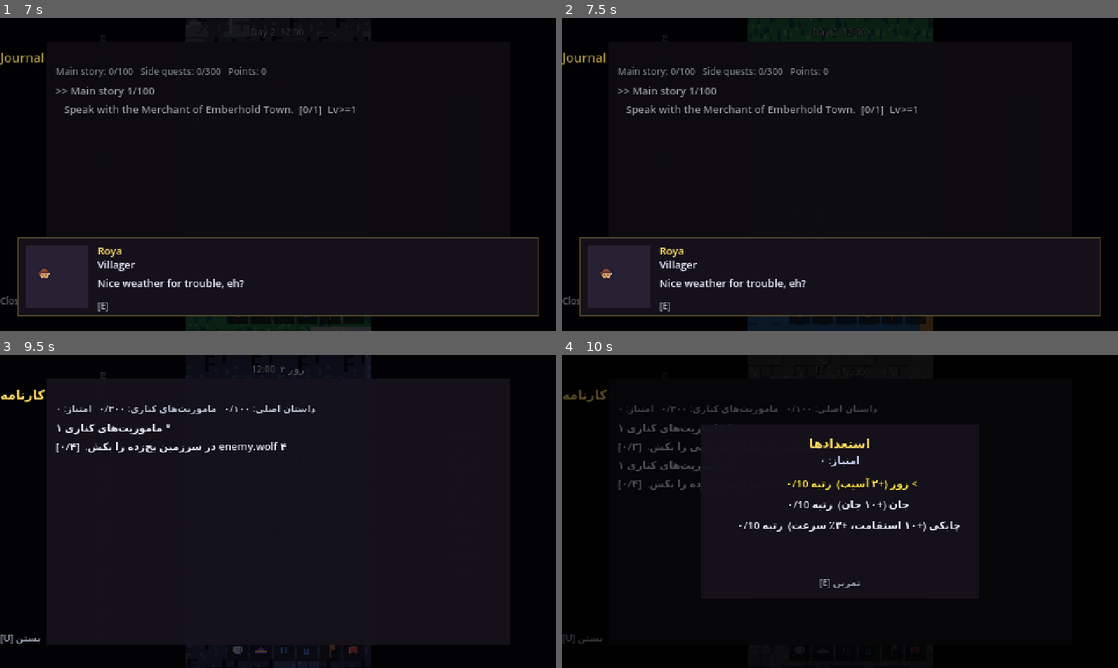
Above: before the commit, frames 1-4 (two rows, left to right).
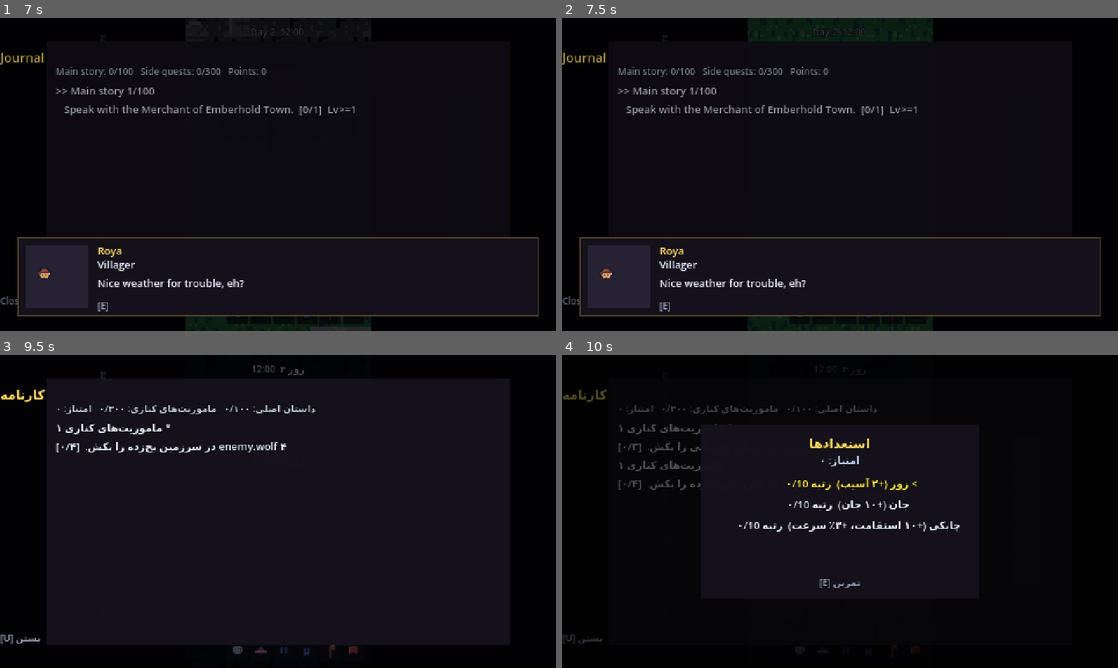
Above: after the commit, the same moments.

Repository: amirrezahadipoor/2D-RPG
Game: Godot game, scene res://tools/screenshot.tscn
Same seed, same stepped clock (60 frames per second), same inputs: the game is played once before the commit and once after it. This scene is started directly instead of the project's main scene.
Inputs (mouse positions are in pixels of both pictures, inside the frame that each line leads up to):
- Up to frame 1 (7 s): move the mouse to (400, 158) at 0.52 s; hold D (move_right) 0.53-1.25 s; hold J (attack) 0.53-1.25 s; click (400, 158) at 0.67 s; drag from (166, 190) to (250, 237) at 1.27 s; move the mouse to (333, 105) at 2.02 s; hold D (move_right) 2.03-2.75 s; hold E (interact) 2.03-2.75 s; drag from (250, 237) to (111, 127) at 2.77 s; move the mouse to (444, 221) at 3.52 s; hold A (move_left) 3.53-4.25 s; hold U (quests) 3.53-4.25 s; drag from (111, 127) to (194, 96) at 4.27 s; tap Enter at 5 s; move the mouse to (305, 174) at 5.02 s; hold S (move_down) 5.03-5.75 s; tap H (use_potion) at 5.1 s; click (305, 174) at 5.17 s; drag from (194, 96) to (166, 190) at 5.77 s; move the mouse to (400, 158) at 6.52 s; hold W (move_up) from 6.53 s (still down); hold K (dodge) from 6.53 s (still down)
- Up to frame 2 (7.5 s): release W (move_up) at 7.25 s; release K (dodge) at 7.25 s; drag from (728, 190) to (812, 237) at 7.27 s
- Up to frame 3 (9.5 s): move the mouse to (333, 442) at 8.02 s; hold S (move_down) 8.03-8.75 s; hold L (locale) 8.03-8.75 s; drag from (250, 574) to (111, 464) at 8.77 s
- Up to frame 4 (10 s): move the mouse to (1006, 558) at 9.52 s; hold W (move_up) from 9.53 s (still down); hold T (talents) from 9.53 s (still down); click (1006, 558) at 9.67 s

Frame 1 is identical in both runs. In frame 2, 0.1% of the frame differs, in the area x 35-67%, y 95-100%; in frame 3, 0.3%, in the area x 33-67%, y 0-100%; in frame 4, less than 0.1%.
Error before the commit: Out of bounds get index '98309' (on base: 'PackedByteArray') (res://src/world/world.gd:308)

Commit message:
A5: per-depth dungeon tints on tile layers, wall torches with flames+glow, bone piles and cracks; props atlas grows to 3 rows; bounds fix in paint; 519 checks

Diff:
--- a/assets/sprites/asset_index.json
+++ b/assets/sprites/asset_index.json
@@ -107,7 +107,9 @@
     "pebble",
     "tuft",
     "foam",
-    "foam2"
+    "foam2",
+    "bones",
+    "crack"
   ],
   "enemies": {
     "slime": {
--- a/src/data/art_index.gd
+++ b/src/data/art_index.gd
@@ -8,7 +8,7 @@
 const ICON_INDEX := {"iron_sword": 0, "steel_blade": 1, "golden_sword": 2, "rusty_dagger": 3, "battle_axe": 4, "oak_sta …(526 unchanged characters)…
 const ICON_GRID := Vector2i(8, 16)
 const TERRAIN_INDEX := {"grass": 0, "grass2": 1, "sand": 2, "sand2": 3, "snow": 4, "swamp": 5, "stone": 6, "water": 7, "dirt": 8, "cobble": 9, "wood": 10, "cave": 11, "roof": 12, "shade": 13, "water2": 14, "roof_ridge": 15, "facade": 16, "facade_door": 17, "facade_win": 18, "facade_win_lit": 19}
-const PROP_INDEX := {"tree": 0, "rock": 1, "bush": 2, "flower": 3, "chest": 4, "stairs": 5, "sign": 6, "torch": 7, "tomb": 8, "fence": 9, "well": 10, "chimney": 11, "pebble": 12, "tuft": 13, "foam": 14, "foam2": 15}
+const PROP_INDEX := {"tree": 0, "rock": 1, "bush": 2, "flower": 3, "chest": 4, "stairs": 5, "sign": 6, "torch": 7, "tomb": 8, "fence": 9, "well": 10, "chimney": 11, "pebble": 12, "tuft": 13, "foam": 14, "foam2": 15, "bones": 16, "crack": 17}
 const ENEMIES := {"slime": {"w": 24, "h": 24, "frames": 4, "cols": 4}, "bat": {"w": 24, "h": 24, "frames": 4, "cols": 4 …(429 unchanged characters)…
 const EQUIPMENT_SLOTS := ["chest", "helmet", "legs", "boots", "weapon", "accessory"]
 const EQUIPMENT_IDS := {"chest": ["tunic_cloth", "leather_vest", "iron_plate", "royal_plate", "mage_robe"], "helmet": [ …(361 unchanged characters)…
--- a/src/world/dungeon.gd
+++ b/src/world/dungeon.gd
@@ -23,7 +23,10 @@
 
 var _grid: PackedByteArray = PackedByteArray()
 var _lights: Array = []
-var _dark: CanvasModulate = null
+var _dark: CanvasModulate = null   # legacy handle kept null; tint lives on layers
+var props_layer: TileMapLayer
+var torch_cells: Array = []
+var bone_cells: Array = []
 var _spawn_timer := 0.0
 var _rng := RandomNumberGenerator.new()
 var _seed := 0
@@ -46,12 +49,10 @@
 	_grid.resize(W * H)
 	_gen_rooms()
 	_build_tileset_and_layer()
+	_build_props_layer()
 	_paint()
-	# darkness: the whole canvas dims while a dungeon is in the tree, so the
-	# torches and the hero's lantern are what you actually see by
-	_dark = CanvasModulate.new()
-	_dark.name = "Darkness"
-	add_child(_dark)
+	# depth mood: the tile layers themselves carry the tint, so actors and
+	# lantern light stay readable on top of it (Phase A5)
 	apply_quality()
 	Settings.settings_changed.connect(apply_quality)
 	actors = Node2D.new()
@@ -63,10 +64,20 @@
 
 # ------------------------------------------------------------- generate -----
 ## Low quality keeps dungeons readable with a lighter dim and no torch glows.
+## Phase A5: every depth owns a mood — mossy brown, cold blue, hellish red.
+func _depth_tint() -> Color:
+	match depth:
+		2: return Color(0.17, 0.20, 0.28)
+		3: return Color(0.27, 0.15, 0.17)
+		_: return Color(0.20, 0.19, 0.25)
+
 func apply_quality() -> void:
-	if _dark != null:
-		_dark.color = Color(0.2, 0.19, 0.25) if Settings.quality == "high" \
-			else Color(0.55, 0.53, 0.6)
+	var tint := _depth_tint()
+	if Settings.quality != "high":
+		tint = tint.lerp(Color(0.62, 0.60, 0.66), 0.65)
+	for layer in [terrain_layer, props_layer, shade_layer, edge_painter]:
+		if layer != null:
+			layer.modulate = tint
 	for entry in _lights:
 		entry["light"].visible = Settings.quality == "high"
 
@@ -217,6 +228,7 @@
 			if _grid[y * W + x] == 1 and y > 0 and _grid[(y - 1) * W + x] == 0:
 				shade_layer.set_cell(Vector2i(x, y), 0, shade_atlas)
 	_paint_edges()
+	_scatter_dungeon_props()
 
 func is_walkable_at(world_pos: Vector2) -> bool:
 	var t := Vector2i(floori(world_pos.x / float(TILE)), floori(world_pos.y / float(TILE)))
@@ -341,6 +353,60 @@
 
 ## Readability pass (Phase 3.5): faint floor checker so tiles read as tiles,
 ## and a warm rim on every wall face that looks at floor (lantern catch).
+func _build_props_layer() -> void:
+	props_layer = TileMapLayer.new()
+	props_layer.name = "Props"
+	var pset := TileSet.new()
+	pset.tile_size = Vector2i(16, 16)
+	var psrc := TileSetAtlasSource.new()
+	psrc.texture = load("res://assets/sprites/tiles/props.png")
+	psrc.texture_region_size = Vector2i(16, 16)
+	for i in ArtIndex.PROP_INDEX.size():
+		psrc.create_tile(Vector2i(i % 8, i / 8))
+	pset.add_source(psrc)
+	props_layer.tile_set = pset
+	props_layer.y_sort_enabled = true
+	add_child(props_layer)
+
+## Wall torches with real glow, bone piles and cracks: the floor tells
+## stories even before the first skeleton rounds the corner (Phase A5).
+func _scatter_dungeon_props() -> void:
+	torch_cells.clear()
+	bone_cells.clear()
+	var torch_at := Vector2i(ArtIndex.PROP_INDEX["torch"] % 8, ArtIndex.PROP_INDEX["torch"] / 8)
+	var bones_at := Vector2i(ArtIndex.PROP_INDEX["bones"] % 8, ArtIndex.PROP_INDEX["bones"] / 8)
+	var crack_at := Vector2i(ArtIndex.PROP_INDEX["crack"] % 8, ArtIndex.PROP_INDEX["crack"] / 8)
+	for y in H:
+		for x in W:
+			var i := y * W + x
+			if _grid[i] == 1:
+				var r := _rng.randf()
+				if r < 0.025:
+					props_layer.set_cell(Vector2i(x, y), 0, bones_at)
+					bone_cells.append(Vector2i(x, y))
+				elif r < 0.07:
+					props_layer.set_cell(Vector2i(x, y), 0, crack_at)
+				continue
+			if y + 1 < H and _grid[(y + 1) * W + x] == 1 and _rng.randf() < 0.12:
+				props_layer.set_cell(Vector2i(x, y), 0, torch_at)
+				torch_cells.append(Vector2i(x, y))
+				if _lights.size() < 10 and Settings.quality == "high":
+					var tp := Vector2(x * 16.0 + 8.0, y * 16.0 + 8.0)
+					var light := PointLight2D.new()
+					light.texture = load("res://assets/sprites/fx/glow.png")
+					light.color = Color(1.0, 0.72, 0.35)
+					light.energy = 0.8
+					light.scale = Vector2(1.6, 1.6)
+					add_child(light)
+					light.global_position = tp
+					var flame := Sprite2D.new()
+					flame.texture = load("res://assets/sprites/fx/flame.png")
+					flame.hframes = 2
+					flame.texture_filter = CanvasItem.TEXTURE_FILTER_NEAREST
+					add_child(flame)
+					flame.global_position = tp + Vector2(0, -4)
+					_lights.append({"light": light, "phase": _rng.randf() * TAU, "flame": flame})
+
 func _paint_edges() -> void:
 	edge_painter.edges.clear()
 	for y in H:
--- a/src/world/world.gd
+++ b/src/world/world.gd
@@ -305,7 +305,9 @@
 			if _road_grid[i] == 1 and biome not in ["village", "town"]:
 				tidx = ArtIndex.TERRAIN_INDEX["cobble"]
 				prop = ""
-			elif prop == "" and biome not in ["village", "town", "water"] and _hash2(x + 3, y + 5) < 0.10 \
+			elif prop == "" and biome not in ["village", "town", "water"] \
+					and x > 0 and y > 0 and x < WORLD_W - 1 and y < WORLD_H - 1 \
+					and _hash2(x + 3, y + 5) < 0.10 \
 					and (_road_grid[i - 1] == 1 or _road_grid[i + 1] == 1
 					or _road_grid[i - WORLD_W] == 1 or _road_grid[i + WORLD_W] == 1):
 				prop = "flower"
--- a/tests/verify.gd
+++ b/tests/verify.gd
@@ -41,6 +41,7 @@
 	_check_landmarks()
 	_check_ground()
 	_check_night_grade()
+	_check_dungeon_art()
 	await _check_people()
 	_check_quests()
 	await _check_endgame()
@@ -1013,6 +1014,22 @@
 	Game.game_minutes = keep
 	world._apply_night()
 
+func _check_dungeon_art() -> void:
+	print("== dungeon art A5 ==")
+	var d2 := Dungeon.new()
+	add_child(d2)
+	d2.build(2, 999)
+	var d3 := Dungeon.new()
+	add_child(d3)
+	d3.build(3, 999)
+	_ok(d2.terrain_layer.modulate != d3.terrain_layer.modulate, "each depth owns a mood tint")
+	_ok(d3.terrain_layer.modulate.r > d3.terrain_layer.modulate.b, "depth 3 burns hellish red")
+	_ok(d2.torch_cells.size() > 2, "wall torches line the corridors (%d)" % d2.torch_cells.size())
+	_ok(ArtIndex.PROP_INDEX.has("bones") and ArtIndex.PROP_INDEX.has("crack"),
+		"bone piles and cracks exist in the atlas")
+	d2.queue_free()
+	d3.queue_free()
+
 func _check_people() -> void:
 	print("== people ==")
 	_ok(world.npcs.size() >= 8, "NPCs live in the settlements (%d)" % world.npcs.size())
--- a/tools/screenshot.gd
+++ b/tools/screenshot.gd
@@ -36,6 +36,8 @@
 		await _grab("00_tutorial")
 		tut0.close()
 
+	# captures always show the game at its best: full quality tier
+	Settings.set_quality("high")
 	# deterministic capture: the world is populated by hand further down
 	var world: Overworld = _world()
 	if world and world.spawner:
Binary file changed: assets/sprites/tiles/props.png
Not shown, changed: ROADMAP.md
Not shown, changed: tools/gen_assets.py
